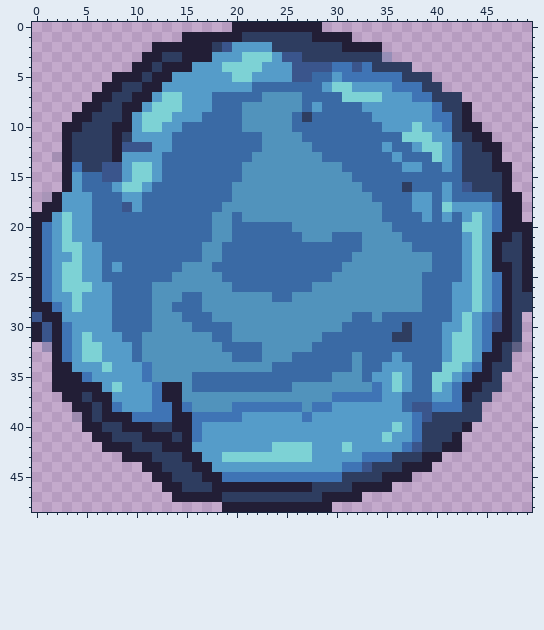
Edited in one commit: pixel-art sprite (IceAspirations-android/assets/Boulder.png). The first picture shows the starting point.
The file is 50x49 pixels. Pixels under 10% opacity are left out. Colours within 5 levels of each other are drawn and written as one.
New version:
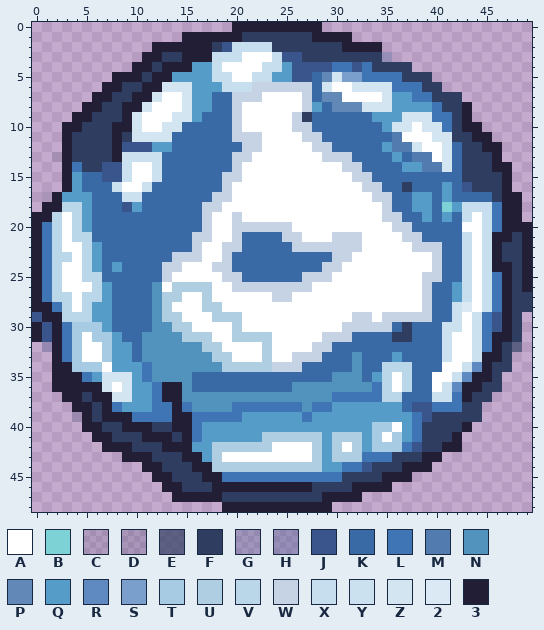
Palette (. is transparent): A #ffffff  B #7dd2d5  C #2e3d6022  D #2e3d6030  E #2e3d60ad  F #2e3d60  G #3a558c43  H #3a558c55  J #3a558c  K #3a6aa5  L #3f74b5  M #527cb0  N #5193bc  P #6188b7  Q #559cc9  R #5e8ac1  S #7a9fcc  T #a6cbe3  U #b0cee1  V #bad7e9  W #c5d3e5  X #c6deed  Y #cce1ef  Z #d2e5f1  2 #dae9f3  3 #221e36
Log entry: Fixed playability issues with boulder & refactored Player.postSolve()
Changes in this commit:
Changed rows in their new state; - is an unchanged pixel.
first column x 2:
 2 ------------------XXXX----------------------
 3 ----------------XXXAAAX---------------------
 4 ----------------XAAAAXX---------------------
 5 ----------------XXAAXX-----PZSS-------------
 6 -----------ZZZ---XXXWWWWWW-ZAAZZZZ----------
 7 ----------ZAAZ----WWWAAAAW-PPAAAAZ----------
 8 ---------ZAAAZ----WAAAAAAW--PPPZZZ----------
 9 --------ZAAAZZ----WAAAAAW----------ZZZ------
10 --------ZAAZZ-----WAAAAAWW--------ZZAZZ-----
11 --------ZZZZ------WWWAAAAWW-------MAAAZZ----
12 -------------------WWAAAAAWW------MMZAAZ----
13 -------YYYY-------WWAAAAAAAWWW------MMAZ----
14 -------YAAY-------WAAAAAAAAAAWW------MMZ----
15 -------YAAY------WWAAAAAAAAAAAWW------------
16 ------YAAY-------WAAAAAAAAAAAAAWW-----------
17 -------YY-------WWAAAAAAAAAAAAAAWW----------
18 -VV------------WWAAAAAAAAAAAAAAAAW-------XXX
19 VAV------------WAAWAAAAAAAAAAAAAAWW------XAX
20 VAV------------WAAWWWWWWAAAAAAAAAAWW-----AAX
21 VAVV----------WWAAW----WWAAAWWWAAAAWW----XAX
22 VAAV----------WAAWW-----WWWWWWWAAAAAWWW--XAX
23 VVAV--------WWWAAW----------WWAAAAAAAAW--XAX
24 VAAV-------WWAAAWW---------WWAAAAAAAAAW--XAX
25 VAAVV------WAAAAAWW------WWWAAAAAAAAAWW--XAX
26 VAAAV------AUUUUAAWWWWWWWWAAAAAAAAAAAW---XAX
27 VVAVV------UUAAUAAAAAAWWAAAAAAAAAAAAAW---XAX
28 -VAV-------UAAAUUAAAAAAAAAAAAAAAAAAAAW--Y2AX
29 -VVV-------UUAAAUUUAAAAAAAAAAAWWAWWWWW--YAY-
30 --TTT-------UUAAAAUAAAAAAAAAAWWWWW-----YYAY-
31 --TATT-------UUUAAUUUUAAAAAWWW---------YAAY-
32 --TAAT---------UUAAAAUAAAAWW-----------YAAY-
33 --TAAT----------UUAAAUAAWWW------------YAAY-
34 --TTTA-----------UUUUUWWW--------VVV---AAYR-
35 -----ZZZ-------------------------VAV--AAYR--
36 -----ZAZ-------------------------VAV--AYR---
37 ------ZZ-------------------------VV---YY----
40 --------------------------------TTA---------
41 ---------------------UUUUUU-UUU-TAT---------
42 ----------------UUUUUUAAAAU-UAU-TTT---------
43 ----------------UAAAAAAAAAU-UUU-------------
44 ----------------UUUUUUUUUUU-----------------
